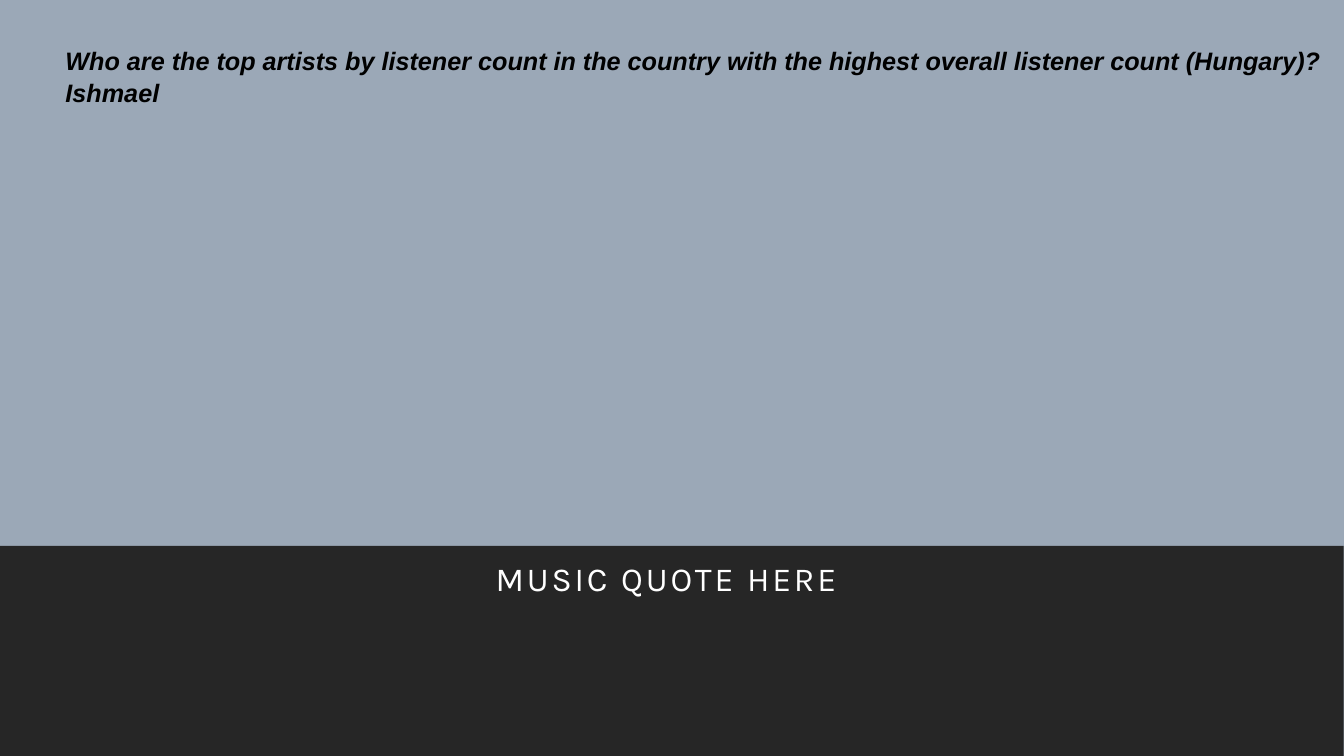
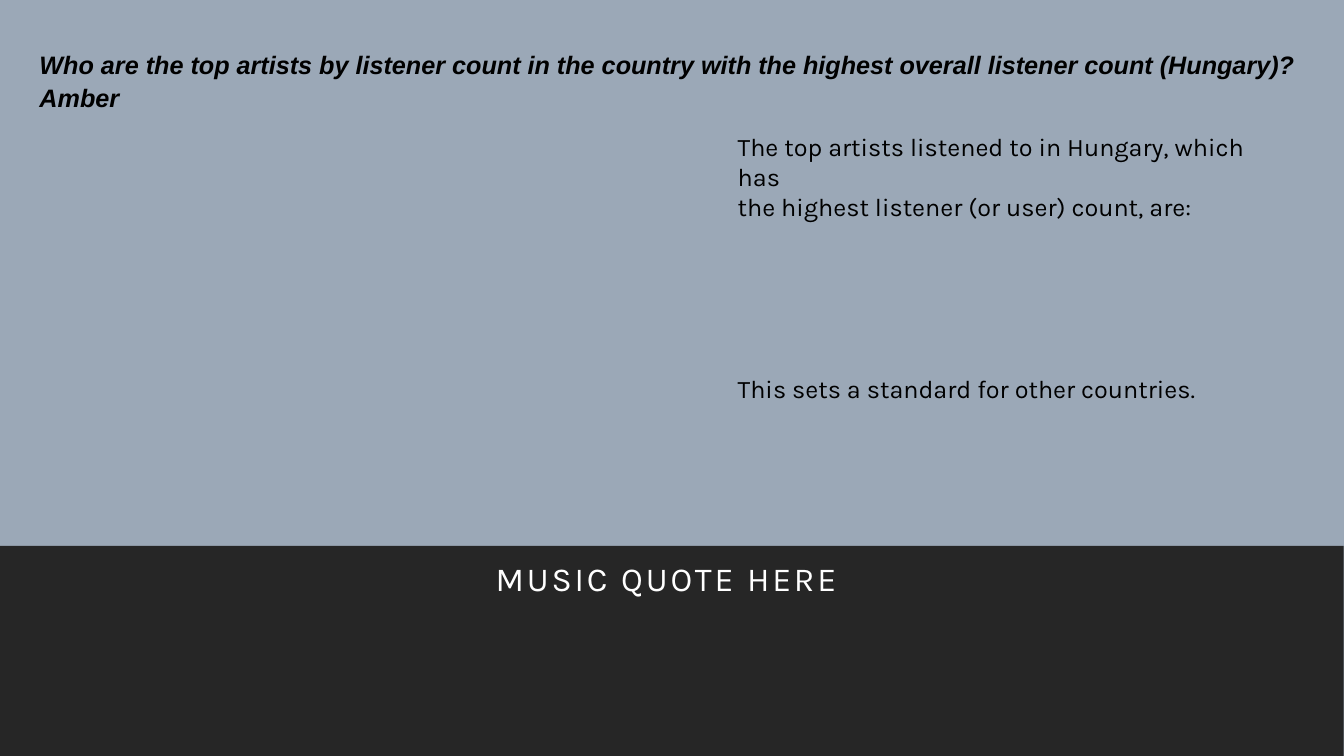
Before and after one commit to kidik425/07-Project_1, a slide deck: slide 7 of Team Organization Docs/The Eff {Strings} Project 1 Demo.pptx (slide 6 before the commit). Drawn at 1344x756 pixels with LibreOffice and Linux fonts; fonts in the diff are those of the drawing; background and template pictures are left out. Boxes give left, top, right and bottom in pixels: in the first picture for what was removed or moved away, otherwise in the second. Text is boxed around its words. In the diff, an @@ line names an element or a change of style, - is before the commit and + after.

```diff
--- a/Team Organization Docs/The Eff {Strings} Project 1 Demo.pptx
+++ b/Team Organization Docs/The Eff {Strings} Project 1 Demo.pptx
@@ text "Who are the top artists ...": place and size @@
-text "Who are the top artists ..." at (65, 51, 1320, 103)
+text "Who are the top artists ..." at (39, 55, 1294, 108)
@@ text at (39, 88, 119, 108): text changed @@
-Ishmael
+Amber
@@ text added at (738, 138, 1244, 399), 18 pt, text #000000 @@
+The top artists listened to in Hungary, which has
+the highest listener (or user) count, are:
+This sets a standard for other countries.
```
Also in this commit, not shown: 7 other slides changed, 1 slide added, 6 other files.
